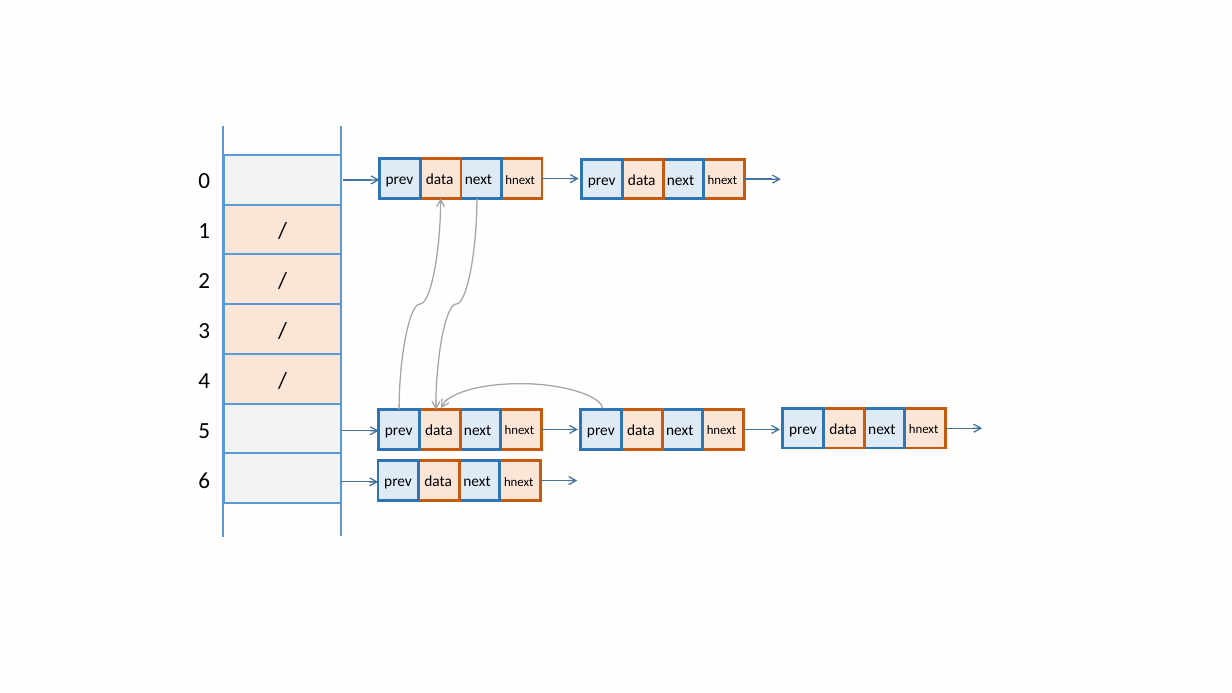
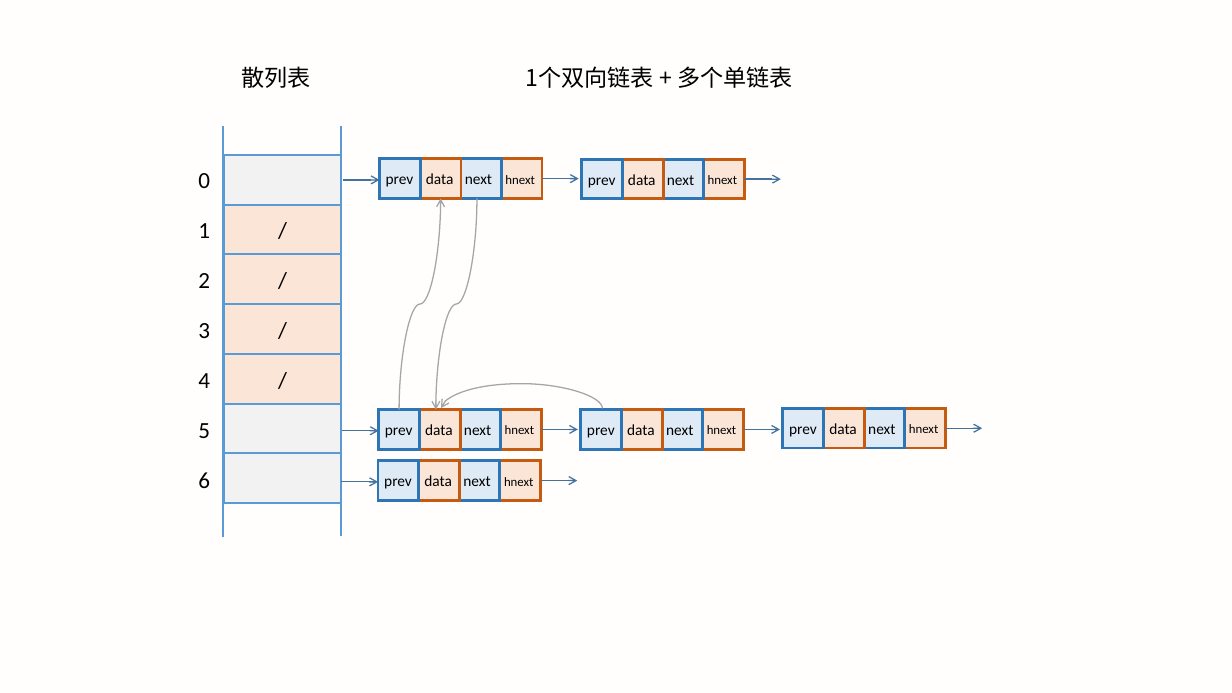
Before and after one commit to LXMAJS/Documents, a slide deck: slide 27 of ForceTree/数据结构和算法/数据结构与算法之美/Images/数据结构与算法之美_笔记配图.pptx. Drawn at 1232x693 pixels with LibreOffice and Linux fonts; fonts in the diff are those of the drawing. Boxes give left, top, right and bottom in pixels: in the first picture for what was removed or moved away, otherwise in the second. Text is boxed around its words. In the diff, an @@ line names an element or a change of style, - is before the commit and + after.

```diff
--- a/ForceTree/数据结构和算法/数据结构与算法之美/Images/数据结构与算法之美_笔记配图.pptx
+++ b/ForceTree/数据结构和算法/数据结构与算法之美/Images/数据结构与算法之美_笔记配图.pptx
@@ text added at <box>241,66,310,88</box>, 18 pt, text #000000 @@
+散列表
@@ text added at <box>526,66,792,88</box>, 18 pt, text #000000 @@
+1个双向链表 + 多个单链表
```
Also in this commit, not shown: 7 slides added, 18 other files.
